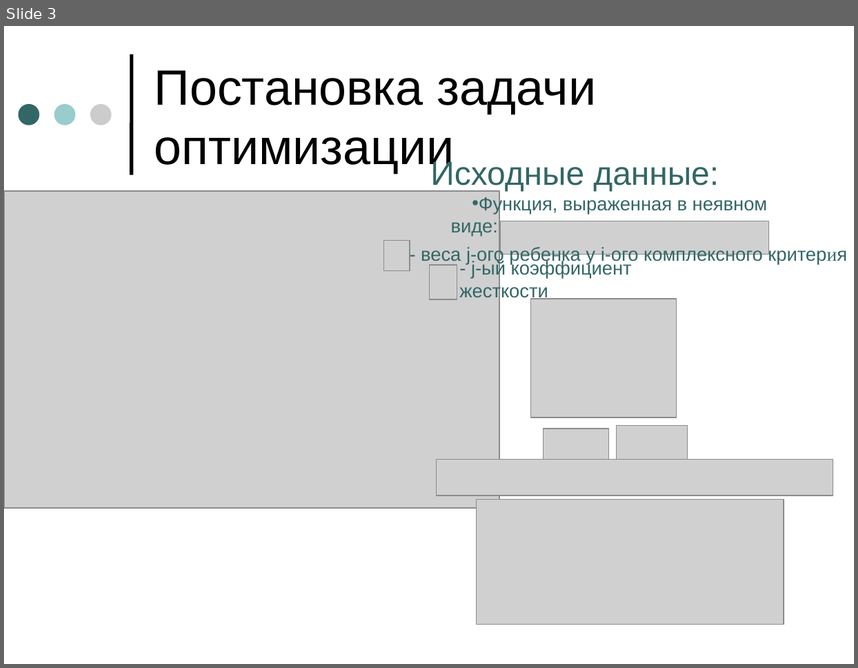
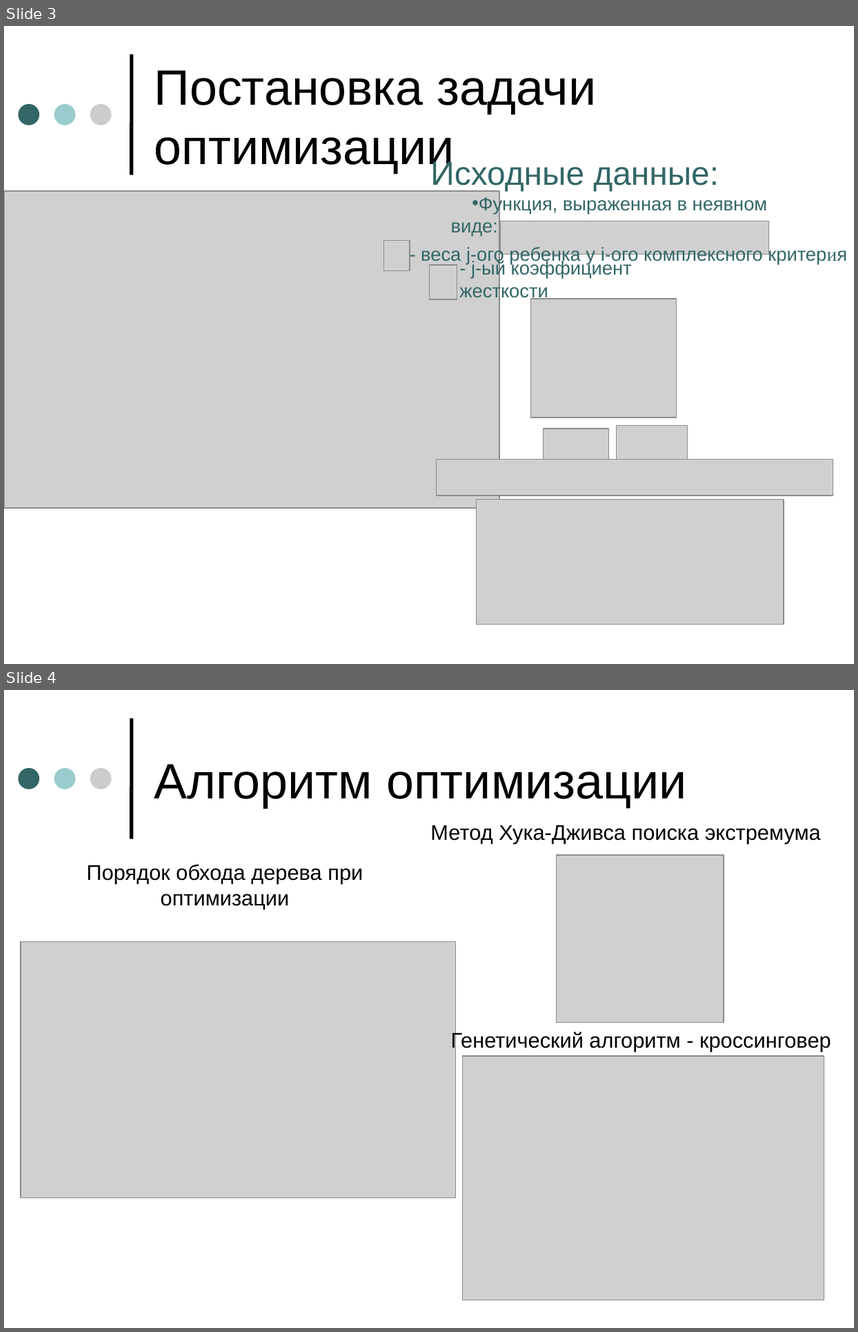
Before and after one commit to ImBa2la/java-artificial-robot, a slide deck: cobro/documentation/Диплом/Стыскин.ppt. Shown one above the other, each under a label of ours: slide 3 before the commit, slides 3 and 4 after it. The pictures are 858x668 and 858x1332 pixels, drawn with LibreOffice and Linux fonts; fonts in the diff are those of the drawing; grey boxes stand for pictures. Boxes give left, top, right and bottom in pixels: in the first picture for what was removed or moved away, otherwise in the second. Text is boxed around its words. In the diff, an @@ line names an element or a change of style, - is before the commit and + after.

```diff
--- a/cobro/documentation/Диплом/Стыскин.ppt
+++ b/cobro/documentation/Диплом/Стыскин.ppt
@@ slide 4 added at (4,690,854,1328), background #FFFFFF; not listed: 4 template elements that a slide beside it also shows @@
@@ title added at (154,764,687,807), 42 pt, text #000000 @@
+Алгоритм оптимизации
@@ text added at (430,825,821,844), 18 pt, text #000000 @@
+Метод Хука-Дживса поиска экстремума
@@ picture added at (557,855,724,1023) @@
@@ text added at (87,864,363,909), 18 pt, text #000000 @@
+Порядок обхода дерева при оптимизации
@@ picture added at (21,942,456,1198) @@
@@ text added at (451,1031,831,1052), 18 pt, text #000000 @@
+Генетический алгоритм - кроссинговер
@@ picture added at (462,1056,824,1299) @@
```
Also in this commit, not shown: 3 slides changed, 1 slide removed, 4 other files.
